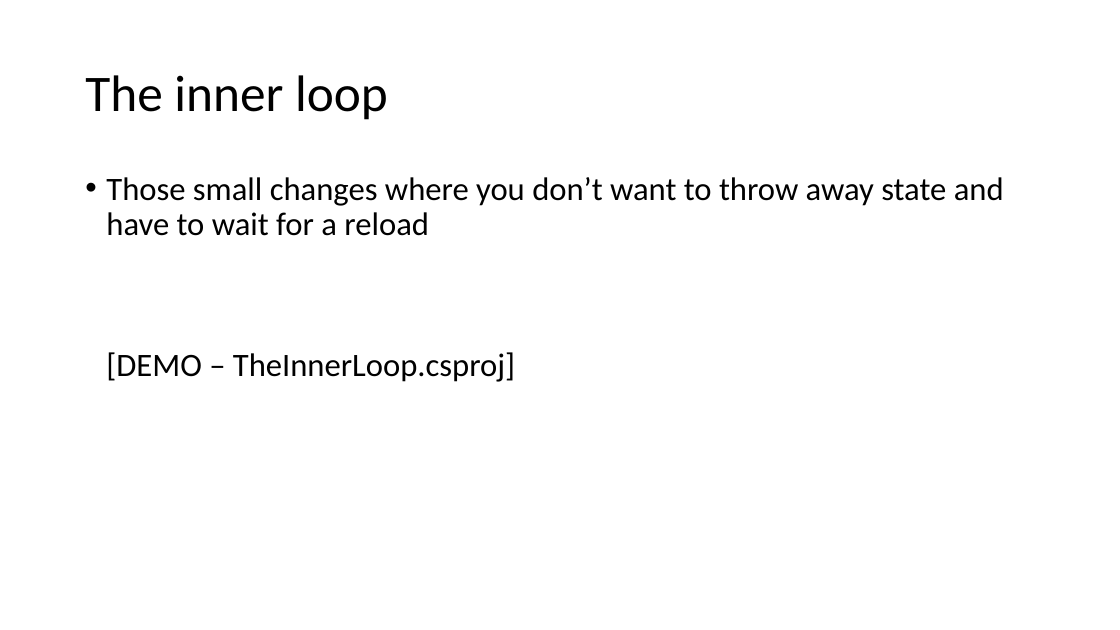
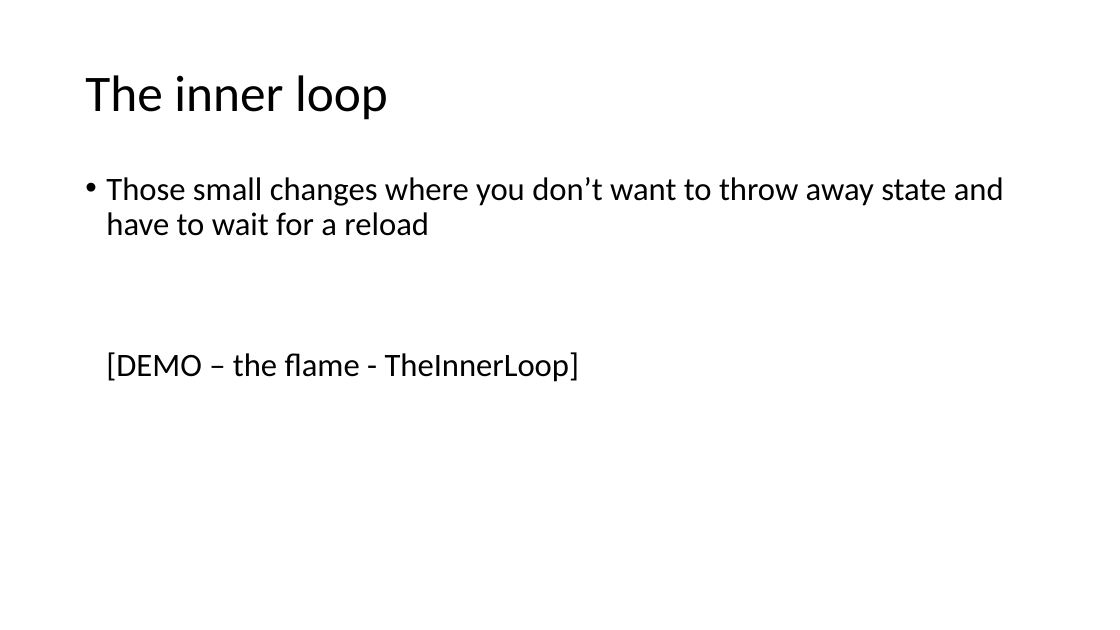
Before and after one commit to clivetong/Talks, a slide deck: slide 5 of EnCForTheWin/HotReloadAndEditAndContinue.pptx. Drawn at 1120x630 pixels with LibreOffice and Linux fonts; fonts in the diff are those of the drawing. Boxes give left, top, right and bottom in pixels: in the first picture for what was removed or moved away, otherwise in the second. Text is boxed around its words. In the diff, an @@ line names an element or a change of style, - is before the commit and + after.

```diff
--- a/EnCForTheWin/HotReloadAndEditAndContinue.pptx
+++ b/EnCForTheWin/HotReloadAndEditAndContinue.pptx
@@ text at (x1=106, y1=177, x2=1004, y2=382): text changed @@
-• Those small changes where you don’t want to throw away state and have to wait for a reload
-  [DEMO – TheInnerLoop.csproj]
+• Those small changes where you don’t want to throw away state and have to wait for a reload
+  [DEMO – the flame - TheInnerLoop]
```
Also in this commit, not shown: 4 other slides changed.
